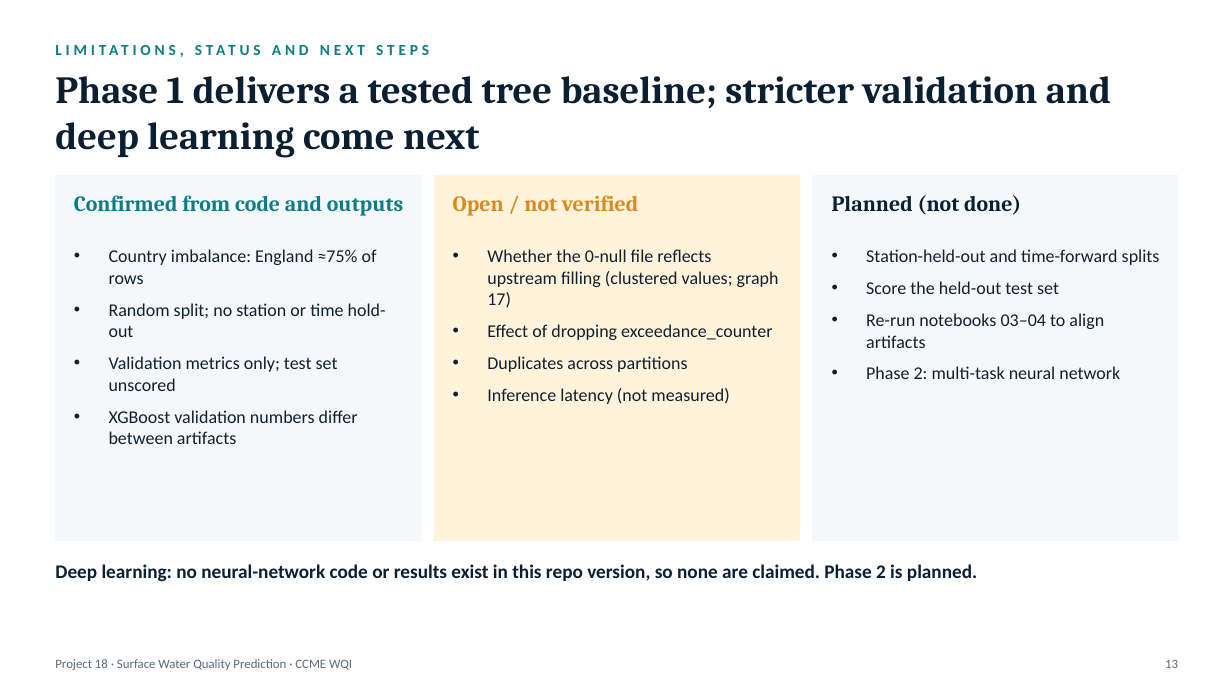
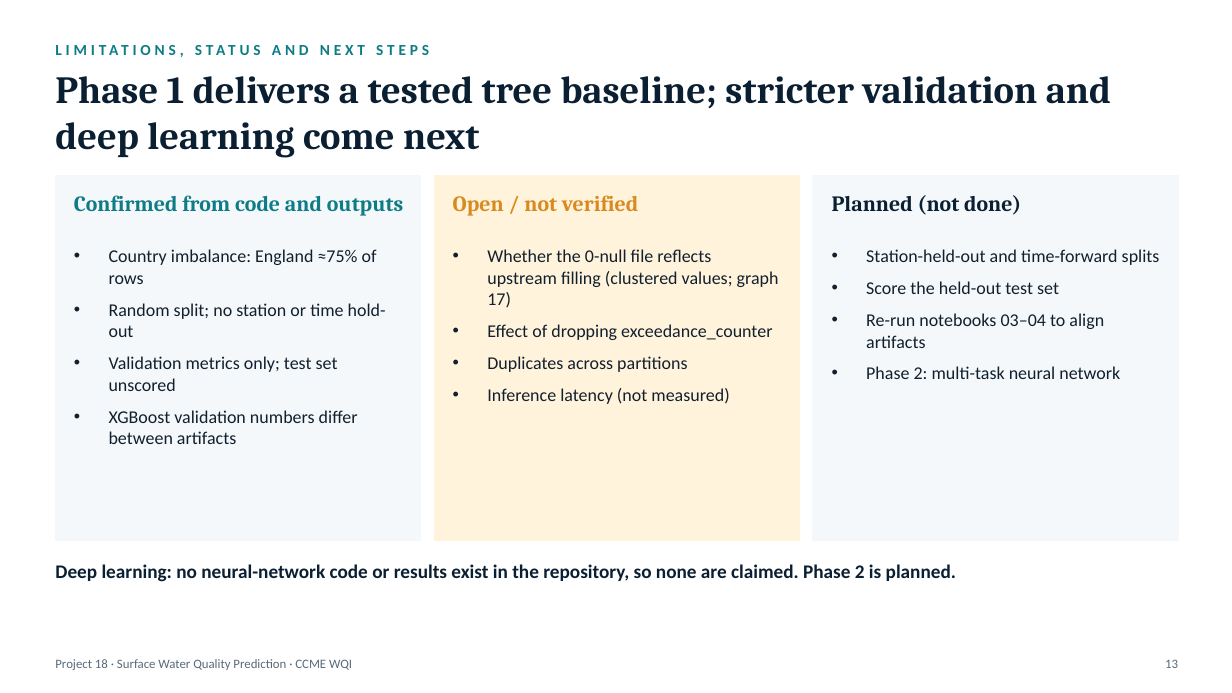
Before and after one commit to Amansoni045/Semester_5_AML_DL, a slide deck: slide 13 of final/Project_Presentation_Final.pptx. Drawn at 1232x693 pixels with LibreOffice and Linux fonts; fonts in the diff are those of the drawing. Boxes give left, top, right and bottom in pixels: in the first picture for what was removed or moved away, otherwise in the second. Text is boxed around its words. In the diff, an @@ line names an element or a change of style, - is before the commit and + after.

```diff
--- a/final/Project_Presentation_Final.pptx
+++ b/final/Project_Presentation_Final.pptx
@@ text at bbox=[55, 564, 956, 582]: text changed @@
-Deep learning: no neural-network code or results exist in this repo version, so none are claimed. Phase 2 is planned.
+Deep learning: no neural-network code or results exist in the repository, so none are claimed. Phase 2 is planned.
```
Also in this commit, not shown: 3 other slides changed, 7 other files.
